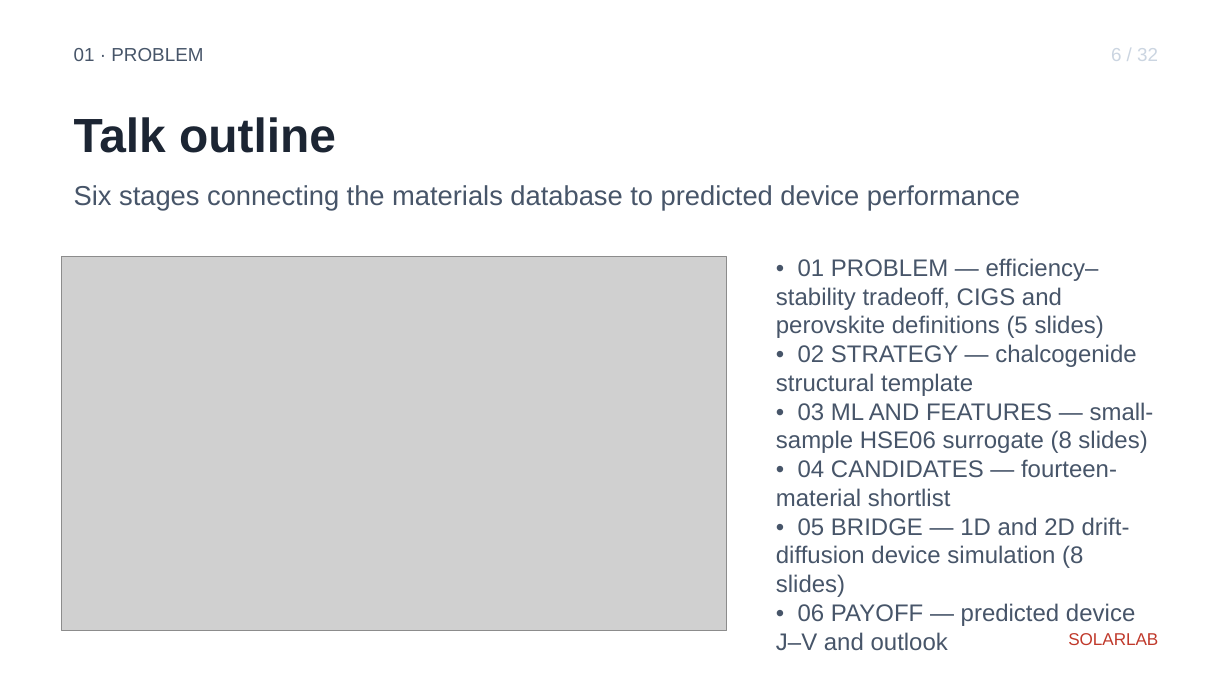
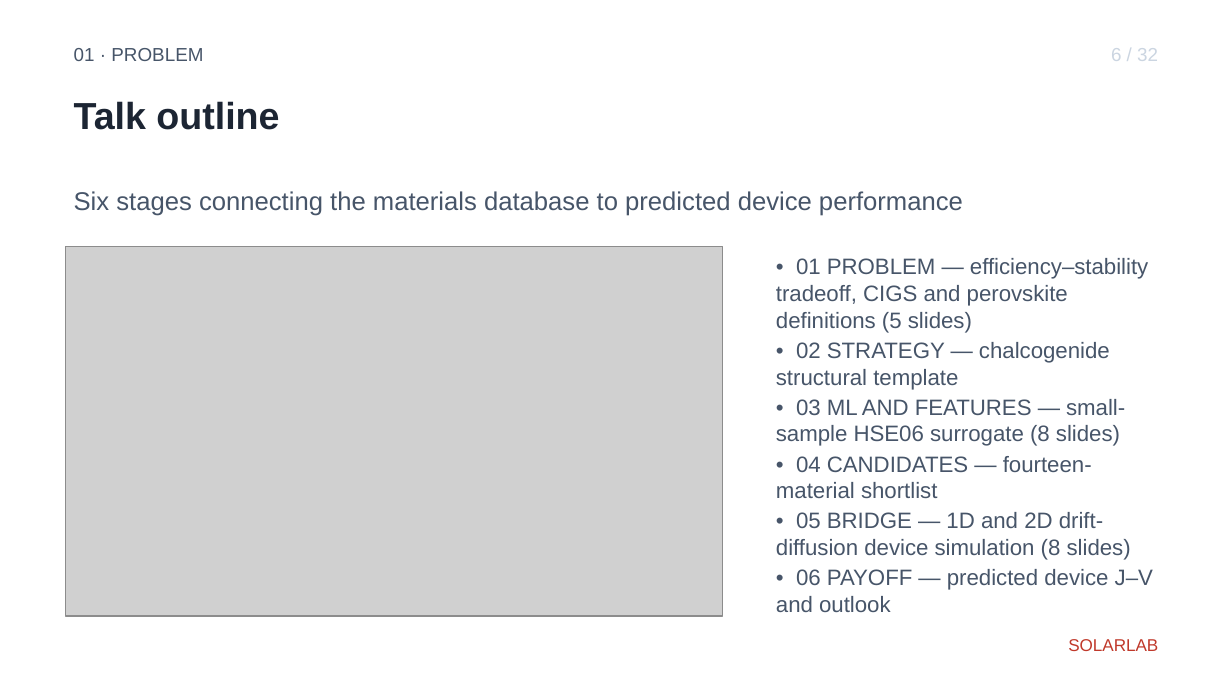
Before and after one commit to ShaneLogic/SolarLab, a slide deck: slide 7 of presentations/jmi-2026/output/jmi-2026.pptx. Drawn at 1232x693 pixels with LibreOffice and Linux fonts; fonts in the diff are those of the drawing; grey boxes stand for pictures. Boxes give left, top, right and bottom in pixels: in the first picture for what was removed or moved away, otherwise in the second. Text is boxed around its words. In the diff, an @@ line names an element or a change of style, - is before the commit and + after.

Commit message:
fix(jmi-ppt): repair layout-band overlaps and unused right column on figure-only slides
User flagged layout overlap on review of all 38 slides. Two issues
identified by inspection:

1. Body region (2.00–5.20 in) overlapped the footer (5.05–5.35 in)
   by 0.15 in, so the last bullet line or picture bottom edge could
   intrude into the brand-mark band.

2. Title region (height 0.60 in at 28 pt bold) was insufficient
   for long content titles such as "Efficiency–stability design
   space for thin-film photovoltaics", causing wrap into the
   subtitle band.

Layout-band budget redrawn (16:9, 10 × 5.625 in):

  band      old top   old hgt   new top   new hgt
  header    0.30      0.30      0.30      0.30
  title     0.80      0.60      0.70      0.70
  subtitle  1.40      0.40      1.45      0.45
  body      2.00      3.20      2.00      3.00
  footer    5.05      0.30      5.10      0.30

Body now ends at 5.00 in, footer starts at 5.10 in — non-overlapping.
Title increased to 0.70 in to accommodate two-line wrap, with a new
fonts.CONTENT_TITLE = 22 pt bold (cover keeps the 28 pt TITLE).

fonts.SUBTITLE reduced 16 → 15 pt and fonts.BODY reduced 14 → 13 pt
to give the denser bullet copy more vertical breathing room within
the 3.0 in body band.

Figure-only slides (s6 talk outline, s8 pipeline, s27 SCAPS table)
now use the full 9-in body width when no bullets are present,
recovering the previously-unused right column.

test_build_deck switched to a data-driven slide-count assertion
(reads len(spec["slides"]) from copy.yaml) so adding new slides
no longer requires hand-updating the test.

Audit: 38 slides, 164 sub + 56 sup runs, no _/^ leaks.
Tests: 13 passed.

Constraint: per-slide visual layout reviewed by inspection; user
will iterate on any per-slide tweaks remaining
Confidence: high
Scope-risk: narrow — no theme palette / color / typography
substitution; only band geometry and one new font role
Not-tested: visual rendering of the figure-only-full-width path
in PowerPoint on Windows; verified locally on macOS via build

```diff
--- a/presentations/jmi-2026/output/jmi-2026.pptx
+++ b/presentations/jmi-2026/output/jmi-2026.pptx
@@ text "Talk outline": place and size @@
-text "Talk outline" at box(74, 117, 336, 153)
+text "Talk outline" at box(74, 101, 279, 130)
@@ text "Talk outline" at box(74, 101, 279, 130): size 28 to 22 pt @@
@@ text "Six stages connecting the materials ..." at box(74, 191, 963, 216): size 16 to 15 pt @@
@@ picture: place and size @@
-picture at box(62, 256, 727, 631)
+picture at box(65, 246, 722, 616)
@@ text "• 01 PROBLEM — efficiency–stability ..." at box(776, 258, 1153, 612): size 14 to 13 pt; more space between paragraphs @@
@@ text "SOLARLAB": place and size @@
-text "SOLARLAB" at box(1068, 633, 1158, 645)
+text "SOLARLAB" at box(1068, 639, 1158, 651)
```
Also in this commit, not shown: 31 other slides changed, 3 other files.
